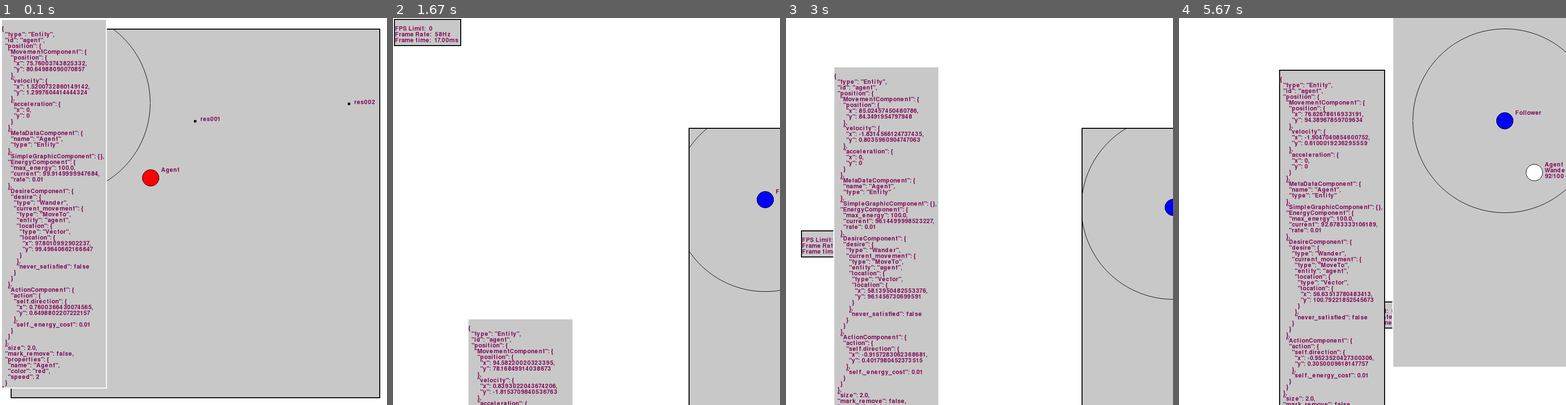
Above: before the commit, frames 1-4 (left to right).
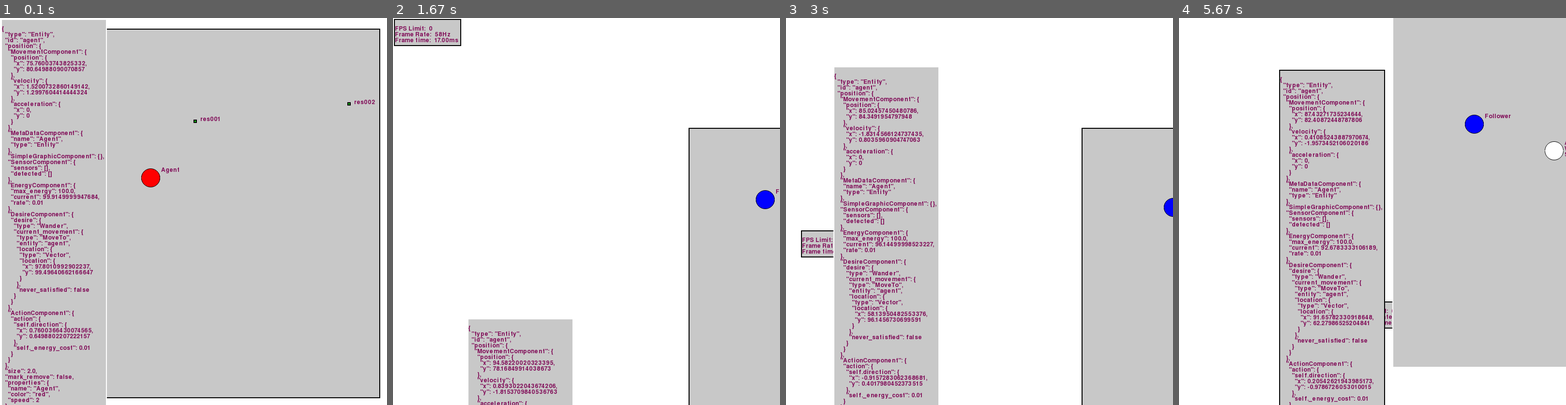
Above: after the commit, the same moments.

Repository: raphaelpaiva/py_creatures
Game: pygame game, started from main.py
Same seed, same stepped clock (60 frames per second), same inputs: the game is played once before the commit and once after it.
Inputs (mouse positions are in pixels of both pictures, inside the frame that each line leads up to):
- Up to frame 1 (0.1 s): no input
- Up to frame 2 (1.67 s): click (586, 211) at 0.38 s; click (555, 196) at 0.72 s; press the mouse at (447, 211) at 1.03 s; move the mouse to (590, 261) at 1.13 s; release the mouse at (733, 312) at 1.27 s; press the mouse at (427, 33) at 1.37 s; move the mouse to (462, 180) at 1.47 s; release the mouse at (501, 331) at 1.6 s
- Up to frame 3 (3 s): press the mouse at (820, 33) at 1.7 s; move the mouse to (863, 64) at 1.8 s; release the mouse at (905, 95) at 1.93 s; press the mouse at (905, 95) at 2.03 s; move the mouse to (867, 207) at 2.13 s; release the mouse at (832, 319) at 2.27 s; press the mouse at (832, 319) at 2.37 s; move the mouse to (832, 281) at 2.47 s; release the mouse at (836, 242) at 2.6 s; press the mouse at (913, 362) at 2.7 s; move the mouse to (898, 234) at 2.8 s; release the mouse at (886, 110) at 2.93 s
- Up to frame 4 (5.67 s): press the mouse at (1225, 242) at 3.03 s; move the mouse to (1240, 161) at 3.13 s; release the mouse at (1256, 76) at 3.27 s; press the mouse at (1225, 242) at 3.37 s; move the mouse to (1310, 281) at 3.47 s; release the mouse at (1387, 315) at 3.6 s; press the mouse at (1306, 153) at 3.7 s; move the mouse to (1318, 238) at 3.8 s; release the mouse at (1333, 327) at 3.93 s; press the mouse at (1519, 265) at 4.03 s; move the mouse to (1465, 234) at 4.13 s; release the mouse at (1411, 207) at 4.27 s; press the mouse at (1465, 234) at 4.37 s; move the mouse to (1357, 219) at 4.47 s; release the mouse at (1248, 203) at 4.6 s; press the mouse at (1387, 315) at 4.7 s; move the mouse to (1453, 319) at 4.8 s; release the mouse at (1515, 323) at 4.93 s; press the mouse at (1333, 238) at 5.03 s; move the mouse to (1310, 254) at 5.13 s; release the mouse at (1291, 269) at 5.27 s; press the mouse at (1333, 238) at 5.37 s; move the mouse to (1411, 199) at 5.47 s; release the mouse at (1488, 161) at 5.6 s

The runs differ from the first frame. In frame 1, 4.4% of the frame differs, in the area x 0-91%, y 3-100%; in frame 2, 0.1%; in frame 3, 3.3%; in frame 4, 4.7%, in the area x 27-100%, y 2-100%.

Commit message:
Sensors are now a proper system & starting brain

Diff:
--- /dev/null
+++ b/creatures/brain/brain_component.py
@@ -0,0 +1,6 @@
+from creatures.component.component import Component
+
+
+class BrainComponent(Component):
+  def __init__(self) -> None:
+    super().__init__()
--- /dev/null
+++ b/creatures/brain/brain_system.py
@@ -0,0 +1,27 @@
+from typing import List
+from creatures.brain.brain_component import BrainComponent
+from creatures.component.component import EnergyComponent
+from creatures.desire.desire_abstract import DesireComponent
+from creatures.entity import Entity
+from creatures.system import System
+
+
+class BrainSystem(System):
+  def __init__(self) -> None:
+    super().__init__()
+
+  def update(self, entities: List[Entity]):
+    for entity in entities:
+      brain_component = entity.get_component(BrainComponent)
+      if brain_component:
+        if hungry(entity):
+          desire_component: DesireComponent = entity.get_component(DesireComponent)
+
+          #desire_component.desire = SearchForFood(entity)
+
+def hungry(entity: Entity) -> bool:
+  energy_component: EnergyComponent = entity.get_component(EnergyComponent)
+  if energy_component:
+    return energy_component.current < 50.0
+
+  return False
--- a/creatures/desire/MoveTo.py
+++ b/creatures/desire/MoveTo.py
@@ -17,7 +17,7 @@
 
   def run(self):
     direction = Vector.from_points(self.entity.movement.position, self.location.get()).unit()
-    action_component = self.entity.get_component(ActionComponent.__name__)
+    action_component = self.entity.get_component(ActionComponent)
 
     if not action_component:
       action_component = ActionComponent()
--- a/creatures/desire/WanderFollow.py
+++ b/creatures/desire/WanderFollow.py
@@ -4,6 +4,8 @@
 from creatures.desire.desire_abstract import Desire
 from creatures.entity import Entity
 from creatures.location import Location
+from creatures.sensor.sensor import RadialSensor
+from creatures.sensor.sensor_component import SensorComponent
 from creatures.world import World
 
 class WanderFollow(Desire):
@@ -15,33 +17,63 @@
 
   def run(self):
     self.desire.entity = self.entity
+
+    # If we're wandering, check for detected entities. If there's any, follow it.
     if isinstance(self.desire, Wander):
-      near_entity = self.world.any_near(self.entity)
-      if near_entity:
-        self.target = near_entity
-        self.desire = MoveTo(self.entity, Location(lambda: near_entity.movement.position), world=self.world)
+      target = self.choose_target()
+      if target:
+        self.follow(target)
+    # If we're Following, check if our target is still in range
     elif isinstance(self.desire, MoveTo):
-      sensor_radius = self.entity.properties.get('sensor_radius', 7.0)
+      sensor_radius = self.get_sensor_radius()
       distance = self.entity.distance(self.desire.location.get())
 
+      # if we can't detect the target anymore, get back to wander
       if distance > sensor_radius:
-        self.desire = Wander(self.entity, world=self.world)
-        self.target = None
+        self.wander()
+      # if we still can, try to grab it.
       else:
+        # TODO: Make grab range a sensor and move this out of here. This is Wander of Follow. Grabbing should be a different decision
         grab_radius = self.entity.properties.get('grab_radius', 2.0)
         if distance <= grab_radius:
           action_component = self.entity.get_component(ActionComponent.__name__)
           if action_component:
+            # Grab and wander
             action_component.action = Grab(self.entity, self.target)
-            self.desire = Wander(self.entity, world=self.world)
-            self.target = None
+            self.wander()
             return
 
+      # if target is marked for removal from the scene
       if self.target and self.target.mark_remove:
-        self.target = None
-        self.desire = Wander(self.entity, world=self.world)
+        self.wander()
 
     self.desire.run()
 
+  def get_sensor_radius(self) -> float:
+      sensor_component: SensorComponent = self.entity.get_component(SensorComponent)
+      return sensor_component.max_radius() if sensor_component else 0.0
+
+  def choose_target(self) -> Entity | None:
+    sensor_component: SensorComponent = self.entity.get_component(SensorComponent)
+    if sensor_component and sensor_component.detected:
+      return list(sensor_component.detected)[0]
+    else:
+      return None
+
+  def wander(self):
+    self.target = None
+    self.desire = Wander(self.entity, world=self.world)
+
+  def follow(self, target: Entity):
+      self.target = target
+      self.desire = MoveTo(self.entity, Location(lambda: target.movement.position), world=self.world)
+
+  def to_dict(self):
+    return {
+      'type': self.__class__.__name__,
+      'desire': self.desire.to_dict(),
+      'target': self.target.id if self.target else None
+    }
+
   def __str__(self) -> str:
     return f"{super().__str__()}({self.desire})"
--- a/creatures/io/load.py
+++ b/creatures/io/load.py
@@ -1,5 +1,6 @@
 from typing import Any, Callable, Dict, Type
 import yaml
+from creatures.brain.brain_component import BrainComponent
 from creatures.desire import Grab, MoveTo, StayStill, Wander, WanderFollow
 from creatures.component.component import EnergyComponent, MetaDataComponent, MovementComponent
 
@@ -7,6 +8,8 @@
 from creatures.render_system.graphics import SimpleGraphicComponent
 from creatures.location.location import Location, Somewhere
 from creatures.primitives import Vector
+from creatures.sensor.sensor import RadialSensor
+from creatures.sensor.sensor_component import SensorComponent
 from ..desire.desire_abstract import Desire, DesireComponent
 from ..world import Frame, World
 
@@ -82,8 +85,10 @@
 
     default_desire = {'type': 'Wander'} if entity_type == Entity.__name__ else {'type': 'StayStill'}
 
-    desire_dict = entity_dict.get("desire", default_desire)
+    desire_dict     = entity_dict.get("desire", default_desire)
     properties_dict = entity_dict.get('properties', {})
+    has_brain_dict  = 'brain' in entity_dict
+    sensor_list     = entity_dict.get('sensors', [])
 
     position = Somewhere(self.world.width, self.world.height).get() if position_dict == 'Somewhere' else self._load_vector(position_dict)
     entity = Entity(entity_id)
@@ -94,6 +99,13 @@
     entity.add_component(MovementComponent(position))
     entity.add_component(MetaDataComponent(properties_dict.get('name', entity_id), entity_type))
     entity.add_component(SimpleGraphicComponent(entity))
+
+    if has_brain_dict:
+      entity.add_component(BrainComponent())
+
+    if isinstance(sensor_list, list):
+      sensors = [RadialSensor(s['radius']) for s in sensor_list]
+      entity.add_component(SensorComponent(sensors))
 
     if not entity.is_resource:
       entity.add_component(EnergyComponent())
--- a/creatures/render_system/entity_widget.py
+++ b/creatures/render_system/entity_widget.py
@@ -7,10 +7,13 @@
 class EntityWidget(TextWidget):
   def __init__(self, surface: pg.Surface, entity: Entity, style: Style = ...) -> None:
     self.entity = entity
-    self.entity_text = json.dumps(self.entity.to_dict(), indent=2)
+    self.entity_text = self.dump()
     super().__init__(surface, self.entity_text, style)
 
   def update(self):
-    self.entity_text = json.dumps(self.entity.to_dict(), indent=2)
+    self.entity_text = self.dump()
     self.set_text(self.entity_text)
     super().update()
+
+  def dump(self) -> str:
+    return json.dumps(self.entity.to_dict(), indent=2, default=lambda o: '<Not Serializable>')
--- a/creatures/render_system/world_widget.py
+++ b/creatures/render_system/world_widget.py
@@ -3,6 +3,8 @@
 import pygame.gfxdraw as gfx
 
 from creatures.render_system.style import Style
+from creatures.sensor.sensor import RadialSensor
+from creatures.sensor.sensor_component import SensorComponent
 from . import render_system
 from creatures.render_system.graphics import SimpleGraphicComponent
 from creatures.primitives import Vector
@@ -97,7 +99,7 @@
 
   def _render_middle_layer(self):
     for graphic in self.graphics:
-      graphic_size = graphic.size * self.scale - graphic.border_width
+      graphic_size = graphic.size * self.scale
       graphic_pos = graphic.position * self.scale#  + self.position
 
       if self.hover is graphic or graphic.selected:
@@ -148,15 +150,18 @@
     for graphic in self.graphics:
       graphic_pos  = graphic.position * self.scale#  + self.position
 
-      if 'sensor_radius' in graphic.entity.properties:
-        graphic_size = graphic.entity.properties['sensor_radius'] * self.scale
-        gfx.aacircle(
-          self.surface,
-          int(graphic_pos.x),
-          int(graphic_pos.y),
-          int(graphic_size),
-          BLACK
-        )
+      sensor_component: SensorComponent = graphic.entity.get_component(SensorComponent)
+      if sensor_component:
+        for sensor in sensor_component.sensors:
+          if isinstance(sensor, RadialSensor):
+            graphic_size = sensor.radius * self.scale
+            gfx.aacircle(
+              self.surface,
+              int(graphic_pos.x),
+              int(graphic_pos.y),
+              int(graphic_size),
+              BLACK
+            )
 
       if 'grab_radius' in graphic.entity.properties:
         graphic_size = graphic.entity.properties['grab_radius'] * self.scale
--- /dev/null
+++ b/creatures/sensor/sensor.py
@@ -0,0 +1,33 @@
+from typing import List, Set
+from creatures.component.component import MovementComponent
+
+from creatures.entity import Entity
+from creatures.primitives import Vector
+
+
+class Sensor(object):
+  def __init__(self) -> None:
+    self.position = Vector(0,0)
+  def scan(self, entities: List[Entity]) -> Set[Entity]: pass
+
+class RadialSensor(Sensor):
+  def __init__(self, radius: float = 7.0) -> None:
+    super().__init__()
+    self.radius = radius
+
+  def scan(self, entities: List[Entity]) -> Set[Entity]:
+    result: Set[Entity] = set()
+    for entity  in entities:
+      movement_component = entity.get_component(MovementComponent)
+      if movement_component:
+        if entity.distance(self.position) <= self.radius:
+          result.add(entity)
+
+    return result
+
+  def to_dict(self):
+    return {
+      'type': 'RadialSensor',
+      'position': self.position.to_dict(),
+      'radius': self.radius
+    }
--- /dev/null
+++ b/creatures/sensor/sensor_component.py
@@ -0,0 +1,23 @@
+from typing import Any, Dict, List, Set
+from creatures.component.component import Component
+from creatures.entity import Entity
+from creatures.sensor.sensor import RadialSensor, Sensor
+
+
+class SensorComponent(Component):
+  def __init__(self, sensors: List[Sensor]) -> None:
+    super().__init__()
+    self.detected: Set[Entity] = set()
+    self.sensors: Sensor = sensors if sensors else []
+
+  def radial_sensors(self) -> List[RadialSensor]:
+    return list(filter(lambda s: isinstance(s, RadialSensor), self.sensors))
+
+  def max_radius(self):
+    return max(self.radial_sensors(), key=lambda s: s.radius).radius
+
+  def to_dict(self) -> Dict[str, Any]:
+    return {
+      'sensors': [s.to_dict() for s in self.sensors],
+      'detected': [e.id for e in list(self.detected)]
+    }
--- /dev/null
+++ b/creatures/sensor/sensor_system.py
@@ -0,0 +1,19 @@
+from typing import List
+from creatures.entity import Entity
+from creatures.sensor.sensor_component import SensorComponent
+from creatures.system import System
+from creatures.world import World
+
+class SensorSystem(System):
+  def __init__(self) -> None:
+    super().__init__()
+
+  def update(self, entities: List[Entity]):
+    for entity in entities:
+      sensor_component: SensorComponent = entity.get_component(SensorComponent)
+      if sensor_component:
+        sensor_component.detected = set()
+        for sensor in sensor_component.sensors:
+          sensor.position = entity.movement.position
+          sensor_component.detected = sensor_component.detected.union(sensor.scan(entities))
+          sensor_component.detected.remove(entity)
--- a/main.py
+++ b/main.py
@@ -3,12 +3,14 @@
 import traceback
 
 from creatures.action.action import ActionSystem
+from creatures.brain.brain_system import BrainSystem
 from creatures.desire.desire_system import DesireSystem
 from creatures.energy import EnergySystem
 
 from creatures.io.load import Loader, ParseException
 from creatures.movement import MovementSystem
 from creatures.render_system import RenderSystem
+from creatures.sensor.sensor_system import SensorSystem
 from creatures.world import World
 
 DEFAULT_FILENAME = 'scenarios/somecreatures.yml'
@@ -24,6 +26,8 @@
   try:
     frame = Loader(filename).load()
     world: World = frame.world
+    world.add_system(BrainSystem())
+    world.add_system(SensorSystem())
     world.add_system(DesireSystem())
     world.add_system(ActionSystem())
     world.add_system(MovementSystem(world))
--- /dev/null
+++ b/scenarios/scene.yml
@@ -0,0 +1,14 @@
+scene:
+  systems:
+    - desireSystem
+    - ActionSystem
+    - MovementSystem
+    - EnergySystem
+    - RenderSystem:
+        screen_size: (800,800)
+        widgets:
+          - WorldWidget
+          - StatsWidget
+  width: 100
+  height: 100
+  entities:  []
--- a/scenarios/somecreatures copy.yml
+++ b/scenarios/somecreatures_copy.yml
@@ -5,30 +5,24 @@
     height: 200
     entities:
       - id: 'agent'
-        position: {x: 75, y: 80}
-        properties:
-          name: Agent
-          color: red
-          speed: 2
-      - id: 'target'
         position: {x: 25, y: 40}
         properties:
           name: Follower
           color: blue
           speed: 1
-          sensor_radius: 50.0
+          grab_radius: 10.0
         desire: WanderFollow
+        brain:
+        sensors:
+          - radius: 50.0
 
       - id: res001
         type: Resource
-        position: {x: 100, y: 100}
+        position: {x: 100, y: 50}
         properties:
           size: 2
       - id: res002
         type: Resource
+        position: {x: 20, y: 50}
         properties:
           size: 2
-      - id: res003
-        type: Resource
-        properties:
-          size: 3
Not shown, added: classes.svg
Empty file added: creatures/desire/SearchForFood.py
Not shown, added: packages.svg
